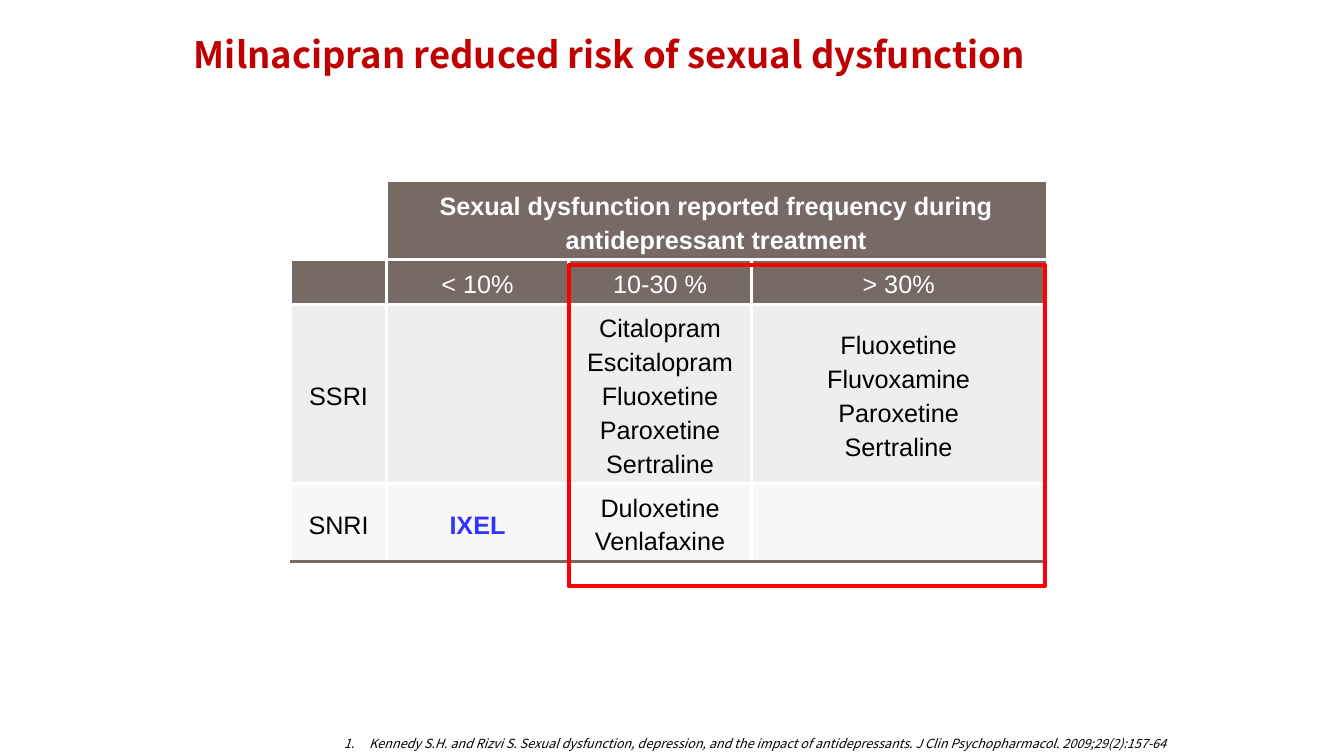
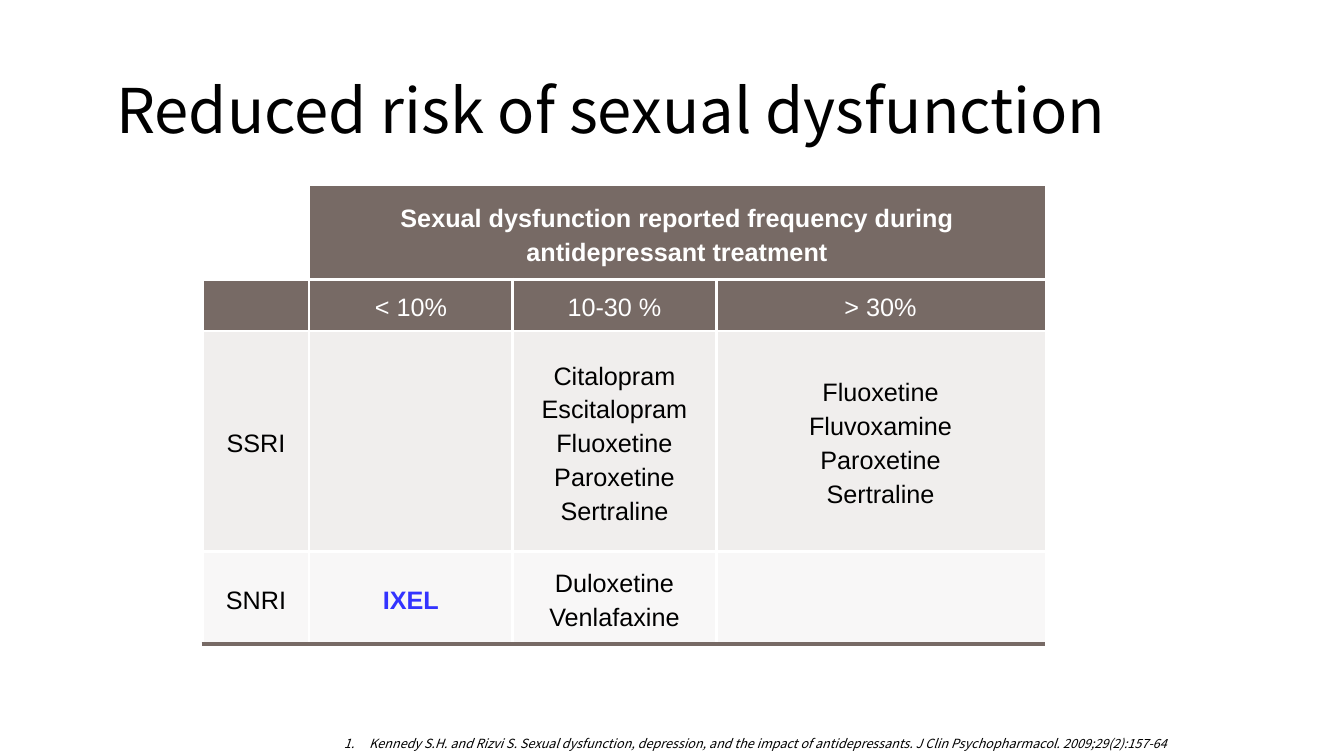
Before and after one commit to sbaram1/Presentation, a slide deck: slide 19 of 20190602_Ixel.pptx. Drawn at 1344x756 pixels with LibreOffice and Linux fonts; fonts in the diff are those of the drawing. Boxes give left, top, right and bottom in pixels: in the first picture for what was removed or moved away, otherwise in the second. Text is boxed around its words. In the diff, an @@ line names an element or a change of style, - is before the commit and + after.

```diff
--- a/20190602_Ixel.pptx
+++ b/20190602_Ixel.pptx
@@ title at <box>116,83,1106,148</box>: text changed; size 26 to 44 pt; text colour #C00000 to #000000; bold off @@
-Milnacipran reduced risk of sexual dysfunction
+Reduced risk of sexual dysfunction
@@ table: place and size @@
-table at <box>291,181,1046,573</box>
+table at <box>203,187,1045,644</box>
@@ rectangle removed at <box>569,265,1045,587</box> @@
```
Also in this commit, not shown: 17 other slides changed.
